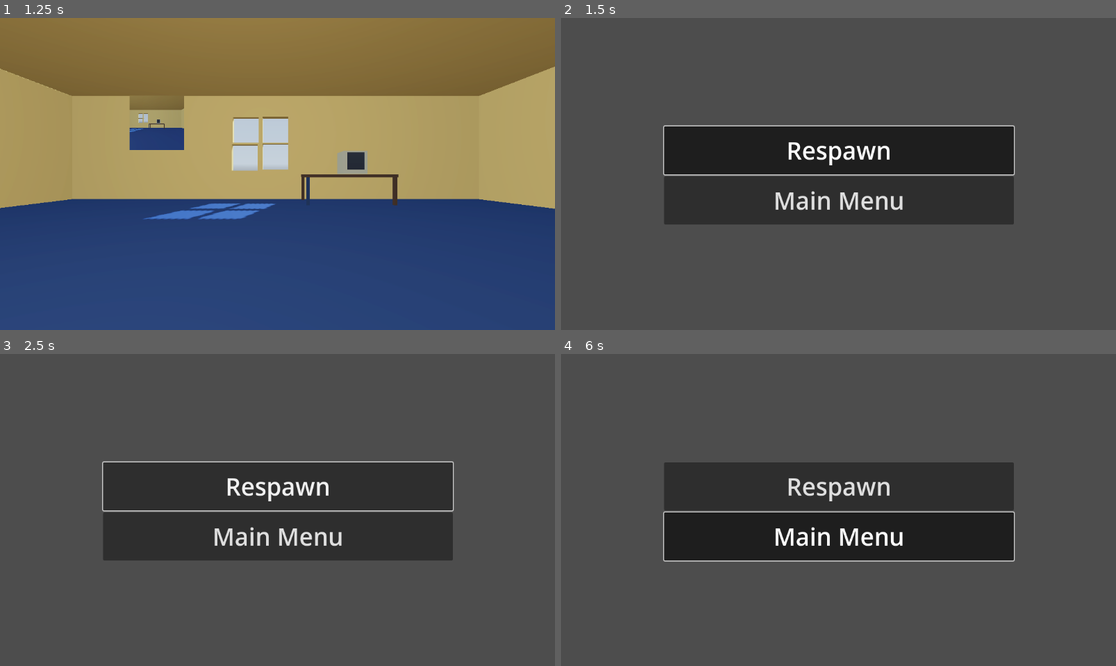
Above: before the commit, frames 1-4 (two rows, left to right).
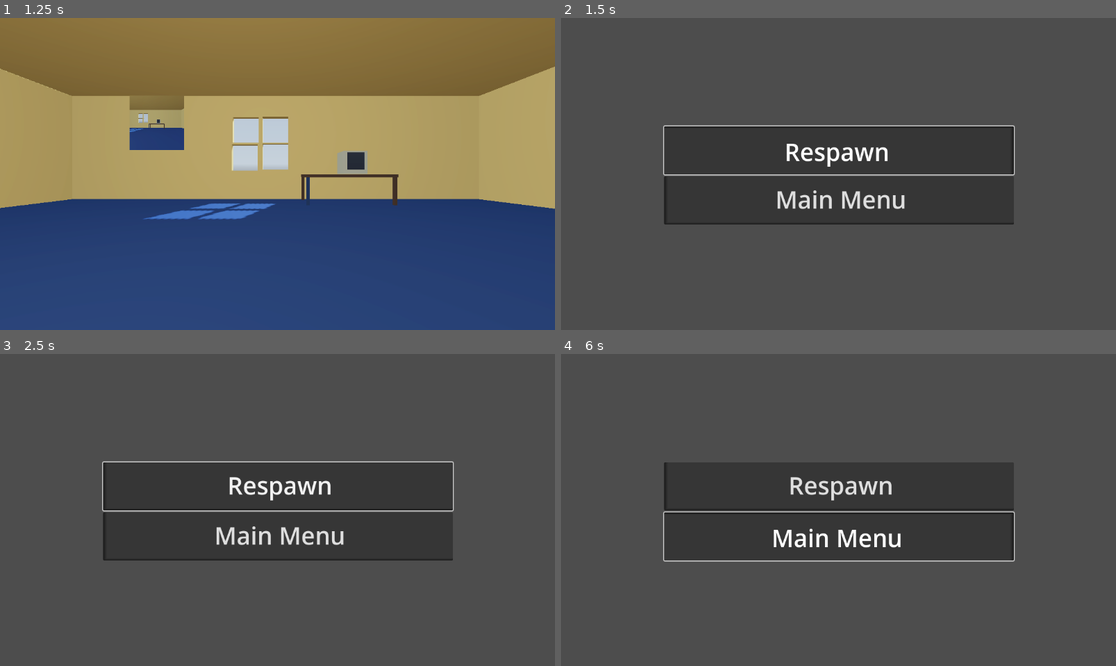
Above: after the commit, the same moments.

Repository: cptretro/DorianSmiles
Game: Godot game, scene res://Scenes/UI/main_menu.tscn
The game is run twice, just before and just after one commit, with the same random seed, the same clock (stepped at 60 frames per second) and the same inputs. A sky picture missing from this copy of the repository is replaced by a grey-blue gradient.
Inputs (mouse positions are in pixels of both pictures, inside the frame that each line leads up to):
- Up to frame 1 (1.25 s): click "Play" at 0.5 s
- Up to frame 2 (1.5 s): tap Enter at 1.25 s; move the mouse to (866, 174) at 1.27 s; hold W (Up) from 1.28 s (still down); hold Shift (sprint) from 1.28 s (still down); click (866, 174) at 1.42 s
- Up to frame 3 (2.5 s): keep holding W (Up); tap Space (Jump) at 1.52, 2.27 s; move the mouse to (249, 510) at 2.02 s; release Shift (sprint) at 2.03 s; tap E (Interact) at 2.1 s; click (249, 510) at 2.17 s; tap Shift (sprint) at 2.3 s
- Up to frame 4 (6 s): release W (Up) at 2.75 s; click "Respawn" at 2.75 s; tap Space (Jump) at 3.5, 4.52 s; move the mouse to (849, 503) at 3.52 s; hold Shift (sprint) 3.53-4.28 s; hold W (Up) 3.53-5 s; click (849, 503) at 3.67 s; move the mouse to (832, 516) at 4.27 s; tap Delete at 4.35 s; click (832, 516) at 4.42 s; tap Shift (sprint) at 4.55 s; click "Respawn" at 5 s; tap Enter at 5.75 s; move the mouse to (877, 513) at 5.77 s; hold W (Up) from 5.78 s (still down); hold Shift (sprint) from 5.78 s (still down); tap X at 5.85 s; click (877, 513) at 5.92 s

Frame 1 is identical in both runs. In frame 2, 1.4% of the frame differs, in the area x 18-62%, y 39-62%; in frame 3, 1.4%; in frame 4, 1.4%.

Commit message:
revised respawn menu

Diff:
--- a/Respawn_Menu.gd
+++ b/Respawn_Menu.gd
@@ -2,6 +2,7 @@
 
 
 func _ready():
+	Input.mouse_mode = Input.MOUSE_MODE_VISIBLE
 	$VBoxContainer/Respawn.grab_focus()
 
 
--- a/Scripts/respawn_menu.tscn
+++ b/Scripts/respawn_menu.tscn
@@ -1,6 +1,43 @@
-[gd_scene load_steps=2 format=3 uid="uid://e0thurqmpl1x"]
+[gd_scene load_steps=6 format=3 uid="uid://e0thurqmpl1x"]
 
 [ext_resource type="Script" path="res://Respawn_Menu.gd" id="1_sv2oo"]
+
+[sub_resource type="StyleBoxFlat" id="StyleBoxFlat_t3aom"]
+bg_color = Color(1, 1, 1, 0.294118)
+border_width_left = 8
+border_width_bottom = 5
+border_blend = true
+corner_radius_top_left = 2
+corner_radius_top_right = 2
+corner_radius_bottom_right = 2
+corner_radius_bottom_left = 2
+
+[sub_resource type="StyleBoxFlat" id="StyleBoxFlat_pvu0q"]
+bg_color = Color(0, 0, 0, 0.294118)
+border_width_left = 8
+border_width_bottom = 5
+border_color = Color(0, 0, 0, 0.643137)
+border_blend = true
+corner_radius_top_left = 2
+corner_radius_top_right = 2
+corner_radius_bottom_right = 2
+corner_radius_bottom_left = 2
+
+[sub_resource type="StyleBoxFlat" id="StyleBoxFlat_5mtna"]
+bg_color = Color(0, 0, 0, 0.294118)
+border_width_top = 5
+border_width_right = 8
+border_color = Color(0, 0, 0, 0.643137)
+border_blend = true
+corner_radius_top_left = 2
+corner_radius_top_right = 2
+corner_radius_bottom_right = 2
+corner_radius_bottom_left = 2
+
+[sub_resource type="Theme" id="Theme_aal7e"]
+Button/styles/hover = SubResource("StyleBoxFlat_t3aom")
+Button/styles/normal = SubResource("StyleBoxFlat_pvu0q")
+Button/styles/pressed = SubResource("StyleBoxFlat_5mtna")
 
 [node name="RespawnMenu" type="Control"]
 layout_mode = 3
@@ -11,6 +48,7 @@
 offset_right = 3.0
 grow_horizontal = 2
 grow_vertical = 2
+theme = SubResource("Theme_aal7e")
 script = ExtResource("1_sv2oo")
 
 [node name="VBoxContainer" type="VBoxContainer" parent="."]
